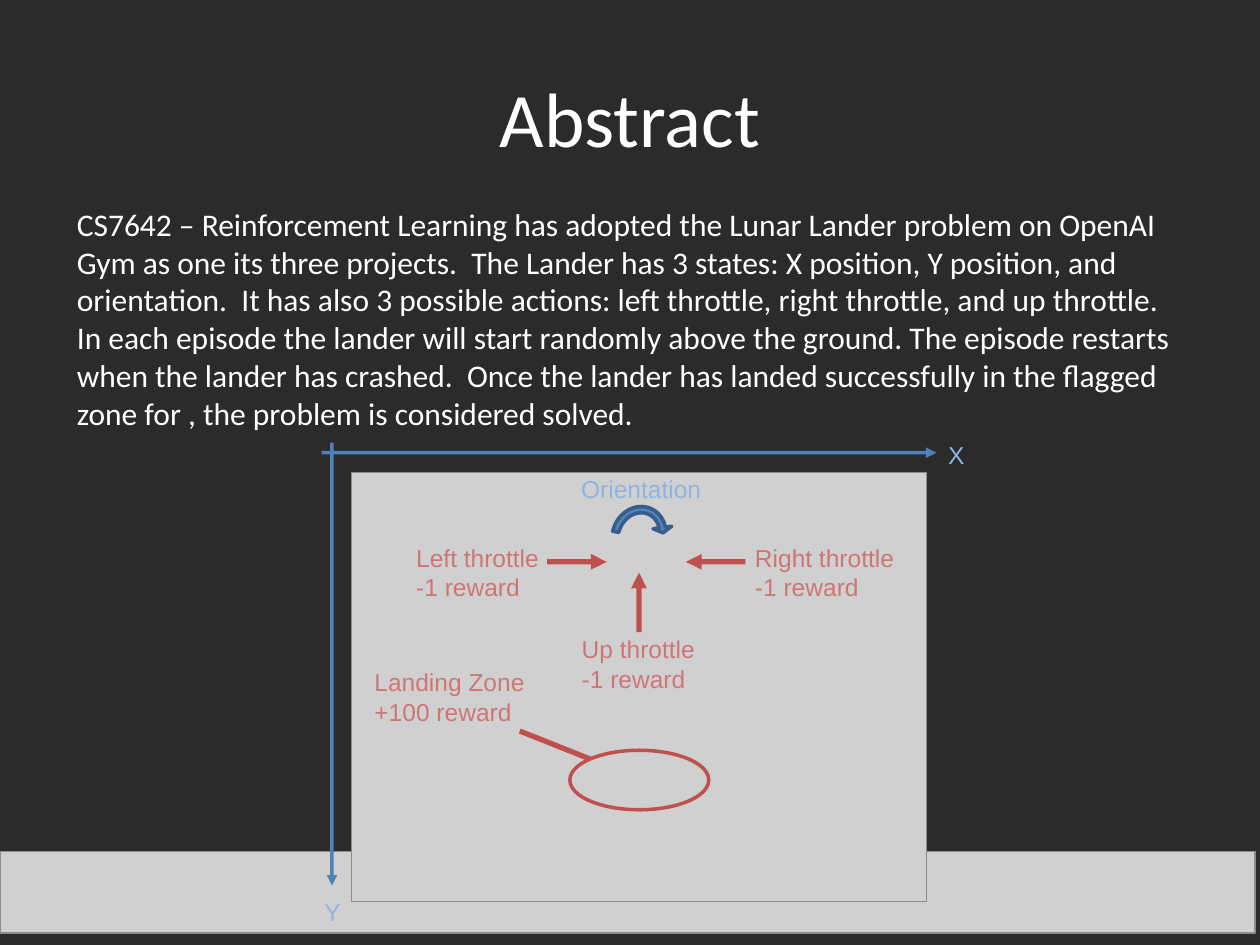
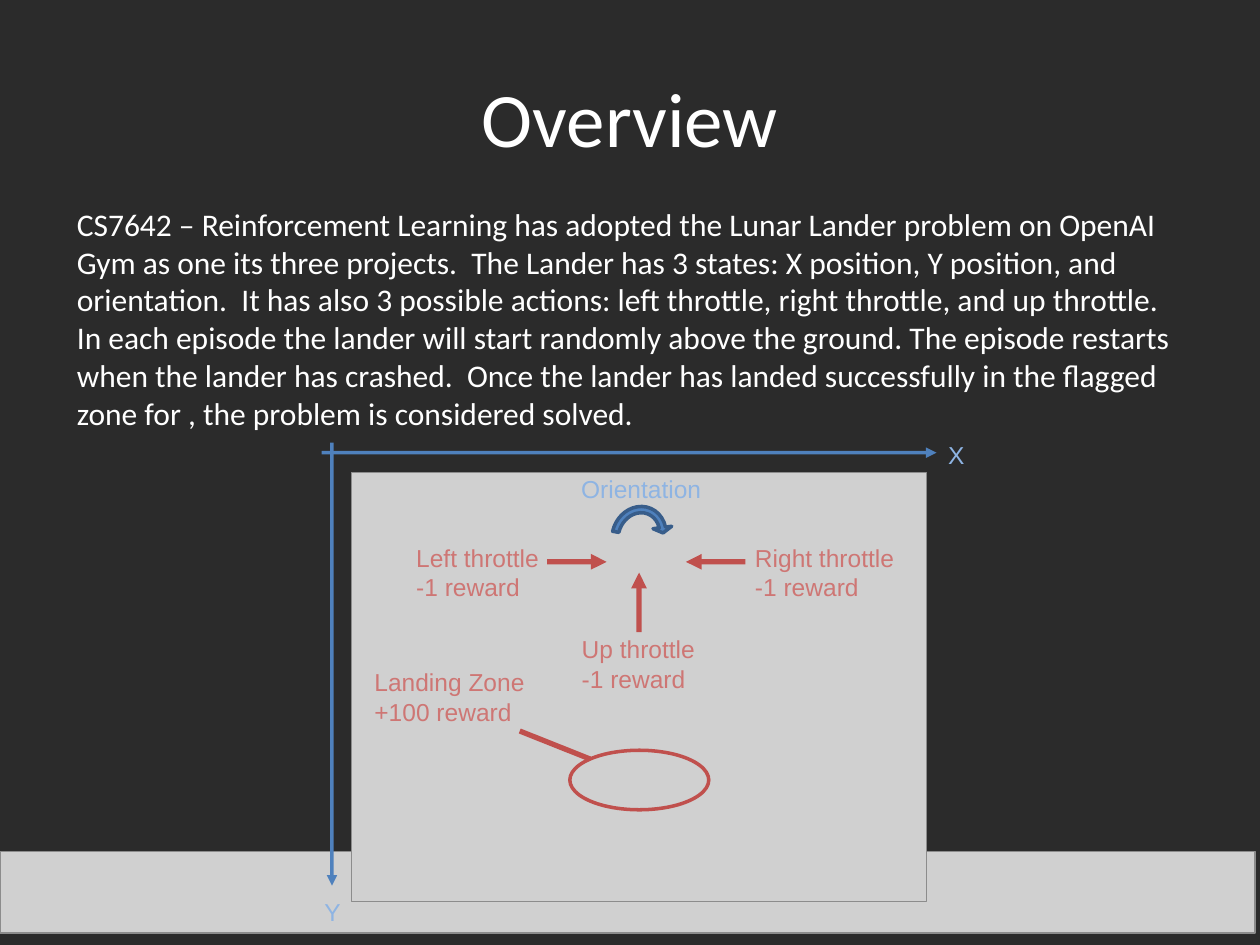
Before and after one commit to jameschanx/Georgia_Tech_School_Projects, a slide deck: slide 2 of Lunar Lander - CS7642 Reinforcement Learning.ppt. Drawn at 1260x945 pixels with LibreOffice and Linux fonts; fonts in the diff are those of the drawing; grey boxes stand for pictures; background and template pictures are left out; a plain dark background stands for a picture behind light text. Boxes give left, top, right and bottom in pixels: in the first picture for what was removed or moved away, otherwise in the second. Text is boxed around its words. In the diff, an @@ line names an element or a change of style, - is before the commit and + after.

```diff
--- a/Lunar Lander - CS7642 Reinforcement Learning.ppt
+++ b/Lunar Lander - CS7642 Reinforcement Learning.ppt
@@ title at box(482, 94, 778, 148): text changed @@
-Abstract
+Overview
```
Also in this commit, not shown: 2 other slides changed, 1 other file.
